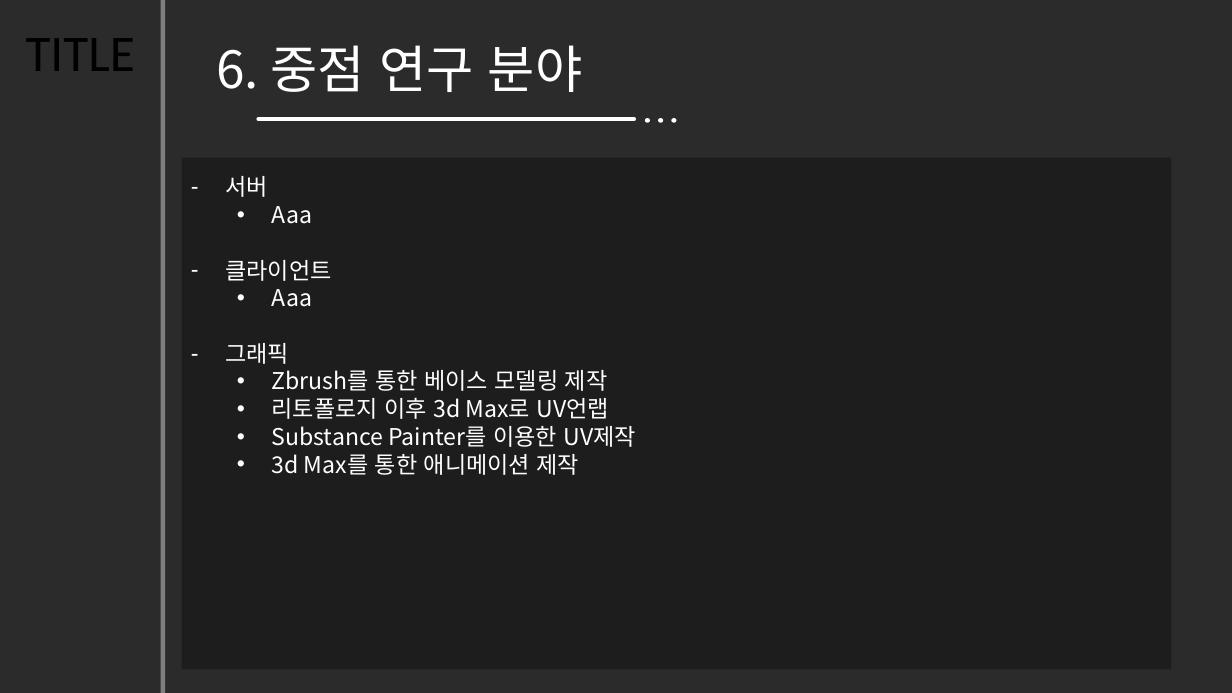
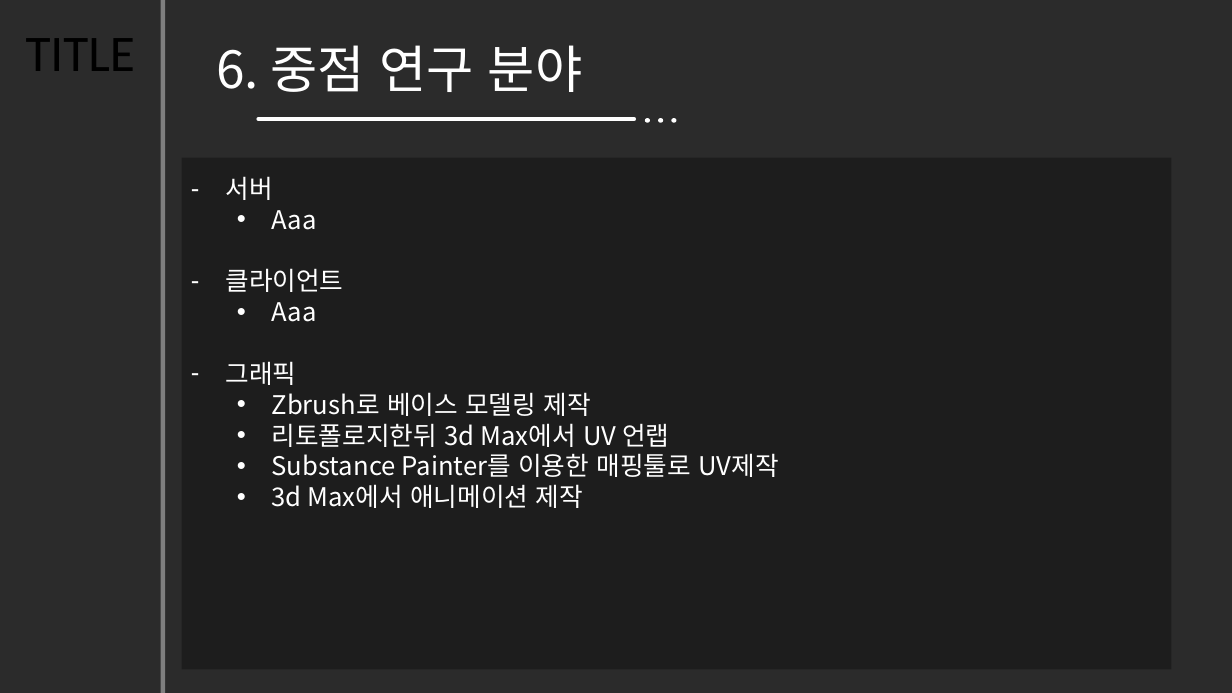
Before and after one commit to hajeongyeon/capstone_design, a slide deck: slide 8 of planning/졸업작품 제안서.pptx. Drawn at 1232x693 pixels with LibreOffice and Linux fonts; fonts in the diff are those of the drawing; background and template pictures are left out; a plain dark background stands for a picture behind light text. Boxes give left, top, right and bottom in pixels: in the first picture for what was removed or moved away, otherwise in the second. Text is boxed around its words. In the diff, an @@ line names an element or a change of style, - is before the commit and + after.

```diff
--- a/planning/졸업작품 제안서.pptx
+++ b/planning/졸업작품 제안서.pptx
@@ text at <box>225,176,343,385</box>: size 18 to 20 pt in "서버", "Aaa", "클라이언트", "Aaa" and 1 more places @@
@@ text at <box>272,392,778,508</box>: text changed; size 18 to 20 pt @@
-  • Zbrush를 통한 베이스 모델링 제작
-  • 리토폴로지 이후 3d Max로 UV언랩
-  • Substance Painter를 이용한 UV제작
-  • 3d Max를 통한 애니메이션 제작
+  • Zbrush로 베이스 모델링 제작
+  • 리토폴로지한뒤 3d Max에서 UV 언랩
+  • Substance Painter를 이용한 매핑툴로 UV제작
+  • 3d Max에서 애니메이션 제작
```
Also in this commit, not shown: 5 other slides changed.
